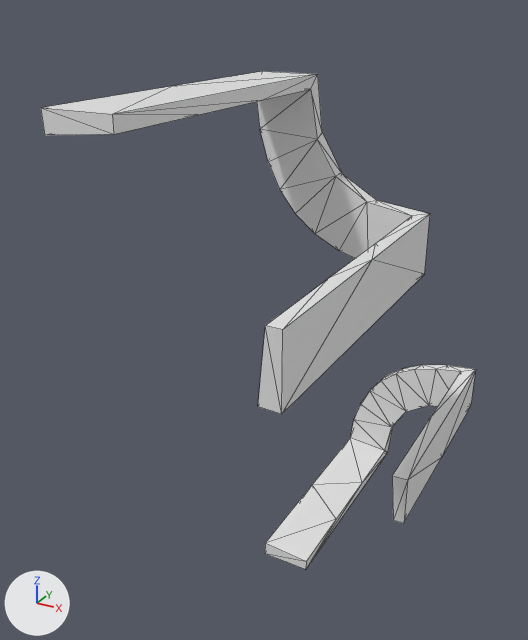
One commit to the OBJ model data/bmc/SET_4W2C/t_381.obj: the scene before it, then after it.
Both versions are drawn from a 50 mm lens placed at (0.807, -1.106, 0.61), pointed at (0.199, 0.0, 0.057). The lights are fixed; the arrows at lower left show +X, +Y and +Z. Mesh edges are drawn as thin lines. Where no turn or scale is listed for an object, it has been applied to the vertices.

Objects in the first picture: 't_381'.
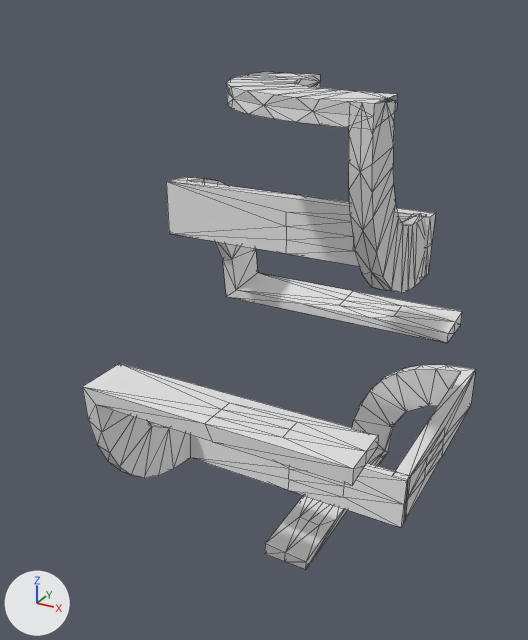
Changed parts and their boxes [x1, y1, x2, y2] in the pictures (528 x 640 px):
't_381', reshaped (9% narrower): before [41, 71, 476, 569]; after [82, 72, 476, 569]
part 1 of me_t_381, rebuilt (48% narrower, 35% shorter): before [41, 71, 430, 414]; after [226, 72, 427, 293]
part 2 of me_t_381, added: after [82, 363, 410, 528]
part 3 of me_t_381, added: after [166, 177, 462, 343]
part 4 of me_t_381, built on: [265, 370, 476, 569] in both

The edits, one by one:
me_t_381 is used by ob_t_381; location (0.0, 0.0, 0.0).
me_t_381 had 88 vertices, 168 faces and spanned x 0.196..0.5, y -0.5..0.5, z -0.5..0.501.
me_t_381 now has 361 vertices, 678 faces and spans x 0.0..0.5, y -0.287..0.5, z -0.5..0.5.
me_t_381 part 1: the loose piece of 44 vertices spanning x 0.196..0.496, y -0.5..0.0, z 0.201..0.501 is rebuilt with 145 vertices and now spans x 0.199..0.5, y -0.287..0.0, z 0.199..0.5.
me_t_381 part 2: a new loose piece of 72 vertices spanning x 0.0..0.5, y -0.286..0.014, z -0.3..0.0.
me_t_381 part 3: a new loose piece of 72 vertices spanning x 0.0..0.5, y -0.014..0.286, z 0.0..0.3.
Part 4, on me_t_381:
20 faces are deleted.
16 vertices are added at x 0.225..0.5, y 0.0..0.25, z -0.5..-0.225.
6 new vertices lie (0.0, 0.125, 0.0) away from vertices in x 0.225..0.5, y 0.0..0.125, z -0.5..-0.225.
6 new vertices lie (0.0, 0.118, 0.0) away from vertices in x 0.226..0.477, y 0.119, z -0.477..-0.226.
76 new faces join them.
